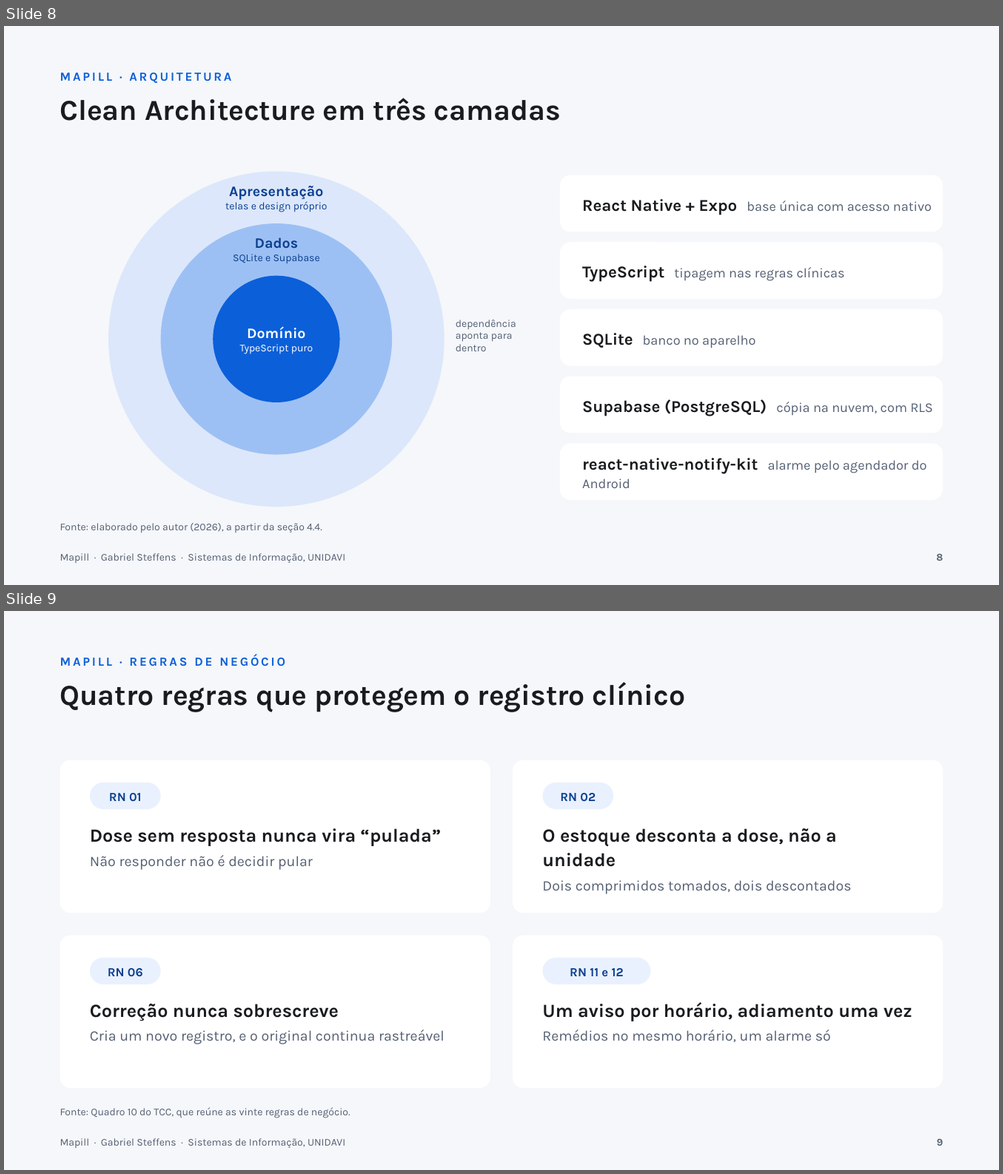
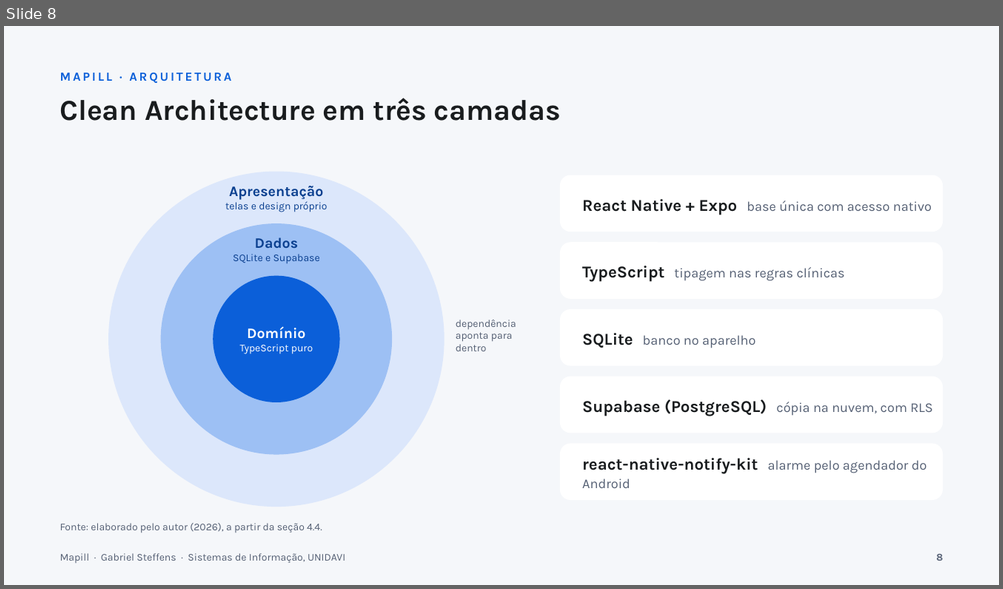
Before and after one commit to gabste8831/Mapill-Health-App, a slide deck: docs/tcc/apresentacao-mapill.pptx. Shown one above the other, each under a label of ours: slides 8 and 9 before the commit, slide 8 after it. The pictures are 1003x1174 and 1003x589 pixels, drawn with LibreOffice and Linux fonts; fonts in the diff are those of the drawing. Boxes give left, top, right and bottom in pixels: in the first picture for what was removed or moved away, otherwise in the second. Text is boxed around its words. In the diff, an @@ line names an element or a change of style, - is before the commit and + after.

```diff
--- a/docs/tcc/apresentacao-mapill.pptx
+++ b/docs/tcc/apresentacao-mapill.pptx
@@ slide 9 removed at <box>4,611,999,1170</box>, background #F5F7FA @@
@@ text removed at <box>60,655,285,667</box> @@
-MAPILL · REGRAS DE NEGÓCIO
@@ text removed at <box>60,682,686,712</box> @@
-Quatro regras que protegem o registro clínico
@@ rounded rectangle removed at <box>60,760,490,913</box> @@
@@ rounded rectangle removed at <box>513,760,943,913</box> @@
@@ rounded rectangle removed at <box>90,783,161,809</box> @@
@@ rounded rectangle removed at <box>543,783,614,809</box> @@
@@ text removed at <box>109,793,142,802</box> @@
-RN 01
@@ text removed at <box>560,793,595,802</box> @@
-RN 02
@@ text removed at <box>90,829,441,870</box> @@
-Dose sem resposta nunca vira “pulada”
-Não responder não é decidir pular
@@ text removed at <box>542,829,851,894</box> @@
-O estoque desconta a dose, não a unidade
-Dois comprimidos tomados, dois descontados
@@ rounded rectangle removed at <box>60,936,490,1088</box> @@
@@ rounded rectangle removed at <box>513,936,943,1088</box> @@
@@ rounded rectangle removed at <box>90,958,161,985</box> @@
@@ rounded rectangle removed at <box>543,958,651,985</box> @@
@@ text removed at <box>108,968,143,977</box> @@
-RN 06
@@ text removed at <box>569,968,623,977</box> @@
-RN 11 e 12
@@ text removed at <box>90,1004,444,1045</box> @@
-Correção nunca sobrescreve
-Cria um novo registro, e o original continua rastreável
@@ text removed at <box>542,1002,912,1042</box> @@
-Um aviso por horário, adiamento uma vez
-Remédios no mesmo horário, um alarme só
@@ text removed at <box>60,1108,350,1119</box> @@
-Fonte: Quadro 10 do TCC, que reúne as vinte regras de negócio.
@@ text removed at <box>60,1139,345,1148</box> @@
-Mapill · Gabriel Steffens · Sistemas de Informação, UNIDAVI
@@ text removed at <box>936,1139,943,1146</box> @@
-9
```
Also in this commit, not shown: 3 slides changed, 1 slide added.
